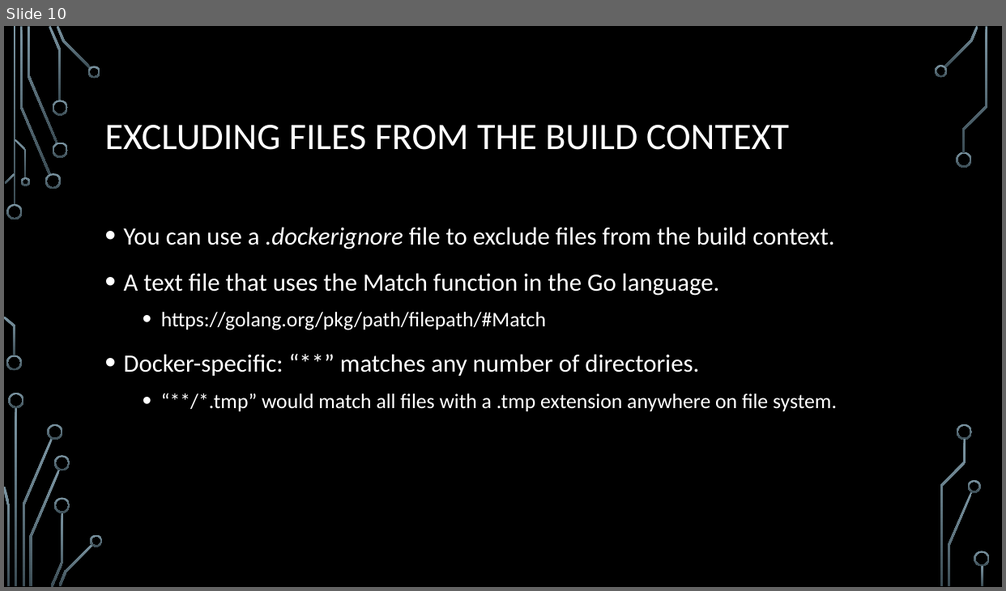
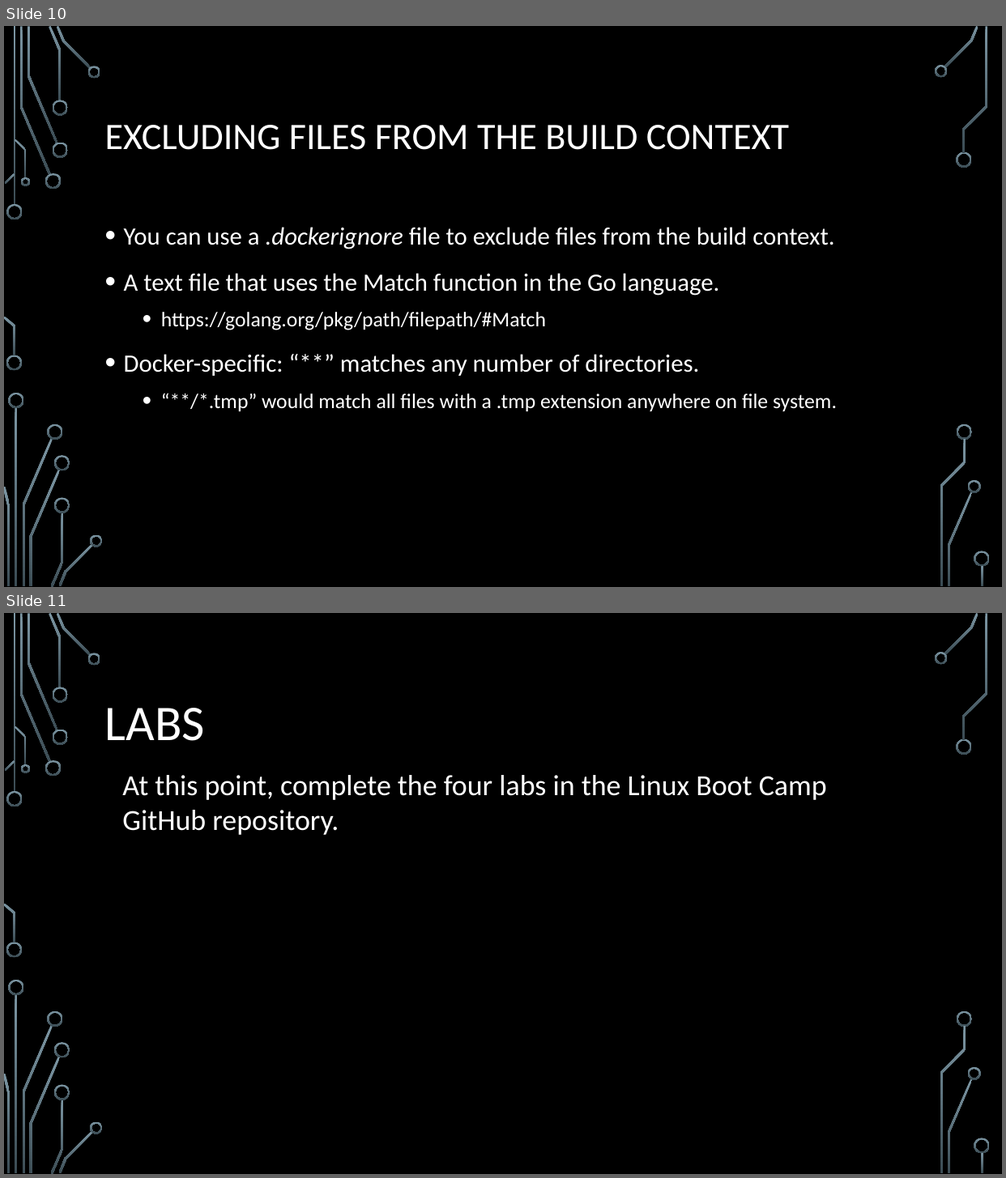
Before and after one commit to jamesche75/Linux-Boot-Camp, a slide deck: Modules/Module 4 - Advanced Docker/Module 4 - Advanced Docker.pptx. Shown one above the other, each under a label of ours: slide 10 before the commit, slides 10 and 11 after it. The pictures are 1006x591 and 1006x1178 pixels, drawn with LibreOffice and Linux fonts; fonts in the diff are those of the drawing; background and template pictures are left out. Boxes give left, top, right and bottom in pixels: in the first picture for what was removed or moved away, otherwise in the second. Text is boxed around its words. In the diff, an @@ line names an element or a change of style, - is before the commit and + after.

```diff
--- a/Modules/Module 4 - Advanced Docker/Module 4 - Advanced Docker.pptx
+++ b/Modules/Module 4 - Advanced Docker/Module 4 - Advanced Docker.pptx
@@ slide 11 added at box(4, 613, 1002, 1174), background picture (left out); not listed: 36 template elements that a slide beside it also shows @@
@@ title added at box(105, 708, 205, 741), 48 pt, text #FFFFFF @@
+LABS
@@ text added at box(122, 775, 827, 835), 28 pt, text #FFFFFF @@
+At this point, complete the four labs in the Linux Boot Camp GitHub repository.
```
Also in this commit, not shown: 3 slides removed, 4 other files.
